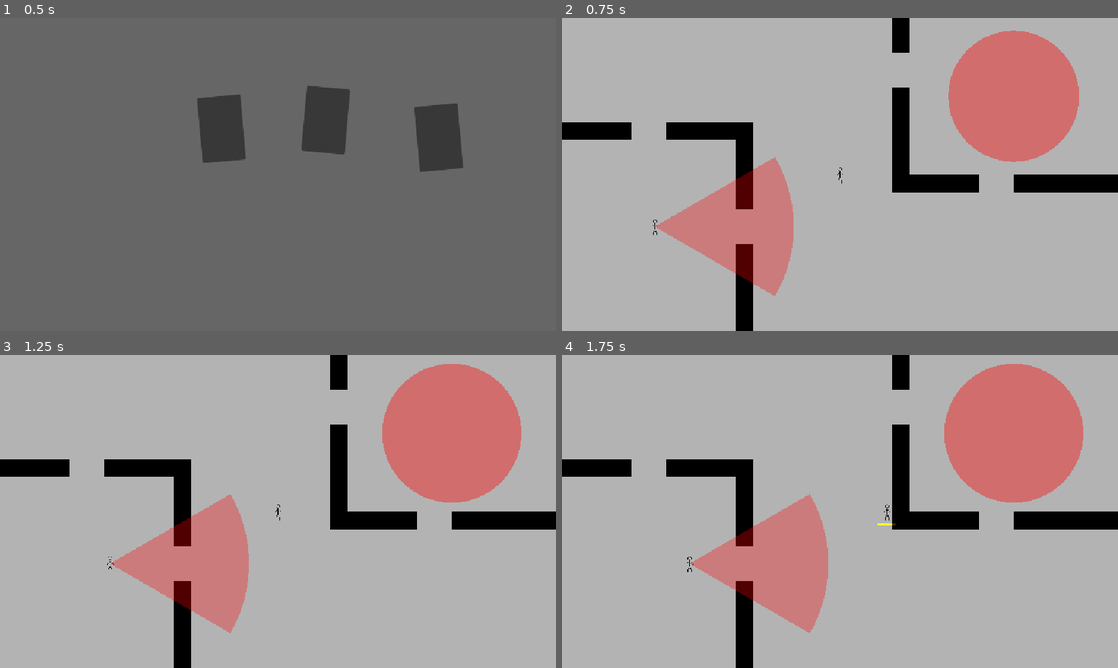
Above: before the commit, frames 1-4 (two rows, left to right).
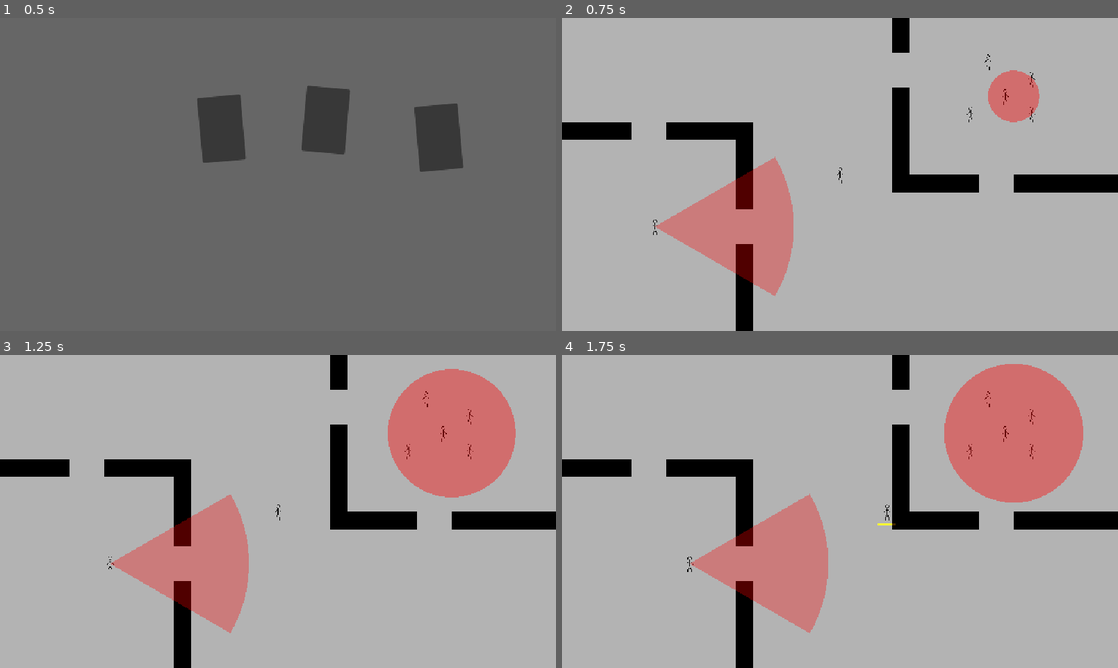
Above: after the commit, the same moments.

Repository: the-all-stack/gwj-igc-2026
Game: Godot game, scene res://hideout/hideout.tscn
Same seed, same stepped clock (60 frames per second), same inputs: the game is played once before the commit and once after it.
Inputs (mouse positions are in pixels of both pictures, inside the frame that each line leads up to):
- Up to frame 1 (0.5 s): no input
- Up to frame 2 (0.75 s): click (784, 127) at 0.5 s
- Up to frame 3 (1.25 s): no input
- Up to frame 4 (1.75 s): hold D (move_right) from 1.28 s (still down); hold Shift (sprint) from 1.28 s (still down)

Frame 1 is identical in both runs. In frame 2, 6.6% of the frame differs, in the area x 69-93%, y 4-46%; in frame 3, 1.4%; in frame 4, less than 0.1%.

Commit message:
civilian size restriction done

Diff:
--- a/characters/bounty_hunter/bounty_hunter.gd
+++ b/characters/bounty_hunter/bounty_hunter.gd
@@ -1,7 +1,5 @@
 @tool
 class_name BountyHunter extends Node2D
-
-var tween: Tween
 
 @export_category("Visuals")
 @export var color: Color:
@@ -10,68 +8,65 @@
 		queue_redraw()
 
 @export_category("Movement")
-@export var move_timer: float
+var move_timer: float
 @export var move_interval_low: float
 @export var move_interval_high: float
-@export var move_min: Vector2
-@export var move_max: Vector2
+@export var move_bounds: Rect2
 @export var move_speed: float
+var move_tween: Tween
 
 @export_category("Size")
-@export var current_size: float:
+var current_size: float
+@export var base_size_static: float:
 	set(value):
-		current_size = value
+		base_size_static = value
 		queue_redraw()
-@export var base_size: float:
-	set(value):
-		base_size = value
-		queue_redraw()
-@export var move_size: float
-@export var resize_delay: float
+@export var base_size_moving: float
+@export var size_mod_per_civilian: float
+@export var size_mod_min: float
+@export var size_change_rate: float
+@export var size_change_curve_size: float
 
 func _ready() -> void:
 	if Engine.is_editor_hint():
 		return
 
-	randomize_move_timer()
-
-	tween = create_tween().set_ease(Tween.EASE_OUT).set_trans(Tween.TRANS_CUBIC)
-	tween.tween_property(self, "current_size", base_size, resize_delay)
+	reset_move_timer()
 
 func _physics_process(delta: float) -> void:
 	if Engine.is_editor_hint():
 		return
 
-	if global_position.distance_to(Player.instance.global_position) < current_size * Game.tile_size * 0.5:
+	move_timer -= delta
+	if move_timer <= 0:
+		move_randomly()
+		reset_move_timer()
+
+	var civilians_nearby := 0
+	for civilian: Civilian in get_tree().get_nodes_in_group("civilians"):
+		if global_position.distance_to(civilian.global_position) <= base_size_static:
+			civilians_nearby += 1
+
+	if global_position.distance_to(Player.instance.global_position) <= current_size * Game.tile_size * 0.5:
 		Stage.instance.game_over()
 
-	if move_timer > 0:
-		move_timer -= delta
-	else:
-		move_randomly()
-		randomize_move_timer()
+	var base_size := base_size_moving if move_tween && move_tween.is_running() else base_size_static
+	var size_mod := maxf(size_mod_min, 1 - civilians_nearby * size_mod_per_civilian)
+	var target_size := base_size * size_mod
+	current_size = Easing.easeOutCubicDelta(current_size, target_size, size_change_curve_size, size_change_rate * delta)
+	queue_redraw()
+
+func _draw() -> void:
+	var size := current_size if !Engine.is_editor_hint() else base_size_static
+	draw_circle(Vector2(), size * Game.tile_size * 0.5, color)
+
+func reset_move_timer() -> void:
+	move_timer = randf_range(move_interval_low, move_interval_high)
 
 func move_randomly() -> void:
-	if tween:
-		tween.kill()
-
-	var new_position := get_random_point_in_move_bounds()
-	var move_length := (new_position - position).length()
-
-	tween = create_tween()
-	tween.tween_property(self, "current_size", move_size, resize_delay).set_ease(Tween.EASE_IN).set_trans(Tween.TRANS_CUBIC)
-	tween.tween_property(self, "position", new_position, move_length / move_speed / Game.tile_size).set_ease(Tween.EASE_IN_OUT).set_trans(Tween.TRANS_SINE)
-	tween.tween_property(self, "current_size", base_size, resize_delay).set_ease(Tween.EASE_OUT).set_trans(Tween.TRANS_CUBIC)
-
-func get_random_point_in_move_bounds() -> Vector2:
-	return Vector2(randf_range(move_min.x, move_max.x), randf_range(move_min.y, move_max.y)) * Game.tile_size
-
-func randomize_move_timer() -> void:
-	move_timer = randf_range(move_interval_low, move_interval_high)
-
-func _draw() -> void:
-	if not is_node_ready():
-		return
-
-	var size := base_size if Engine.is_editor_hint() else current_size
-	draw_circle(Vector2(), size * 0.5 * Game.tile_size, color)
+	var new_position := Vector2(randf_range(move_bounds.position.x, move_bounds.end.x), randf_range(move_bounds.position.y, move_bounds.end.y)) * Game.tile_size
+	var move_distance := position.distance_to(new_position)
+	if move_tween:
+		move_tween.kill()
+	move_tween = create_tween().set_ease(Tween.EASE_IN_OUT).set_trans(Tween.TRANS_SINE)
+	move_tween.tween_property(self, "position", new_position, move_distance / (move_speed * Game.tile_size))
--- a/characters/bounty_hunter/bounty_hunter.tscn
+++ b/characters/bounty_hunter/bounty_hunter.tscn
@@ -7,10 +7,12 @@
 color = Color(1, 0, 0, 0.39215687)
 move_interval_low = 5.0
 move_interval_high = 8.0
-move_min = Vector2(-16, -9)
-move_max = Vector2(16, 9)
-move_speed = 8.0
-base_size = 8.0
-move_size = 4.0
-resize_delay = 0.3
+move_bounds = Rect2(0, 0, 32, 18)
+move_speed = 10.0
+base_size_static = 8.0
+base_size_moving = 4.0
+size_mod_per_civilian = 0.1
+size_mod_min = 0.2
+size_change_rate = 1.0
+size_change_curve_size = 5.0
 metadata/_custom_type_script = "uid://divdhjalnotud"
--- /dev/null
+++ b/characters/civilian/civilian.gd
@@ -0,0 +1 @@
+class_name Civilian extends CharacterBody2D
--- /dev/null
+++ b/characters/civilian/civilian.tscn
@@ -0,0 +1,19 @@
+[gd_scene format=3 uid="uid://cvr542ypnx17m"]
+
+[ext_resource type="Script" uid="uid://uplhjkey6v55" path="res://characters/civilian/civilian.gd" id="1_i8w28"]
+[ext_resource type="Texture2D" uid="uid://1tfkkbn1kdy5" path="res://characters/stickmin.tres" id="2_3ulh2"]
+
+[sub_resource type="CircleShape2D" id="CircleShape2D_i8w28"]
+radius = 4.0
+
+[node name="Civilian" type="CharacterBody2D" unique_id=1443269948 groups=["civilians"]]
+collision_mask = 2
+motion_mode = 1
+script = ExtResource("1_i8w28")
+metadata/_custom_type_script = "uid://uplhjkey6v55"
+
+[node name="CollisionShape2D" type="CollisionShape2D" parent="." unique_id=1748768134]
+shape = SubResource("CircleShape2D_i8w28")
+
+[node name="Sprite2D" type="Sprite2D" parent="." unique_id=1668481711]
+texture = ExtResource("2_3ulh2")
--- a/characters/guard/guard.tscn
+++ b/characters/guard/guard.tscn
@@ -24,6 +24,7 @@
 metadata/_custom_type_script = "uid://b3ih3jqlceu64"
 
 [node name="CharacterBody2D" type="CharacterBody2D" parent="." unique_id=1658555094]
+collision_mask = 2
 
 [node name="Sprite2D" type="Sprite2D" parent="CharacterBody2D" unique_id=840380114]
 texture = ExtResource("2_di0wq")
--- a/characters/player/player.tscn
+++ b/characters/player/player.tscn
@@ -8,7 +8,8 @@
 radius = 4.0
 
 [node name="Player" type="CharacterBody2D" unique_id=649499379]
-collision_layer = 5
+collision_layer = 4
+collision_mask = 2
 motion_mode = 1
 script = ExtResource("1_rkbax")
 base_speed = 3.0
--- /dev/null
+++ b/math/easing.gd
@@ -0,0 +1,9 @@
+class_name Easing
+
+static func easeOutCubicDelta(current: float, target: float, curve_size: float, delta: float) -> float:
+	if current == target:
+		return target
+	var start: float = target + signf(current - target) * curve_size
+	var progress: float = 1 - Math.cbrt(1 - (current - start) / (target - start))
+	progress = minf(1.0, progress + delta)
+	return start + (target - start) * (1 - pow(1 - progress, 3))
--- /dev/null
+++ b/math/math.gd
@@ -0,0 +1,4 @@
+class_name Math
+
+static func cbrt(x: float) -> float:
+	return signf(x) * pow(absf(x), 1.0/3.0)
--- a/stages/test_stage.tscn
+++ b/stages/test_stage.tscn
@@ -1,6 +1,7 @@
 [gd_scene format=4 uid="uid://5dac6j87f7qo"]
 
 [ext_resource type="PackedScene" uid="uid://b5ahv2wcmdttl" path="res://stages/base_stage.tscn" id="1_dywvm"]
+[ext_resource type="PackedScene" uid="uid://cvr542ypnx17m" path="res://characters/civilian/civilian.tscn" id="3_ckvl4"]
 [ext_resource type="PackedScene" uid="uid://biq3wpw5eyc7d" path="res://characters/guard/guard.tscn" id="3_hh1an"]
 [ext_resource type="PackedScene" uid="uid://bw5mh02bjmjbo" path="res://characters/bounty_hunter/bounty_hunter.tscn" id="3_pu20y"]
 
@@ -12,6 +13,21 @@
 [node name="Guard" parent="2D" parent_id_path=PackedInt32Array(368160257) index="3" unique_id=1260593566 instance=ExtResource("3_hh1an")]
 position = Vector2(-352, 96)
 
+[node name="Civilian" parent="2D" parent_id_path=PackedInt32Array(368160257) index="4" unique_id=1443269948 instance=ExtResource("3_ckvl4")]
+position = Vector2(304, -144)
+
+[node name="Civilian2" parent="2D" parent_id_path=PackedInt32Array(368160257) index="5" unique_id=1629138873 instance=ExtResource("3_ckvl4")]
+position = Vector2(352, -176)
+
+[node name="Civilian3" parent="2D" parent_id_path=PackedInt32Array(368160257) index="6" unique_id=496159771 instance=ExtResource("3_ckvl4")]
+position = Vector2(352, -112)
+
+[node name="Civilian4" parent="2D" parent_id_path=PackedInt32Array(368160257) index="7" unique_id=728471185 instance=ExtResource("3_ckvl4")]
+position = Vector2(272, -208)
+
+[node name="Civilian5" parent="2D" parent_id_path=PackedInt32Array(368160257) index="8" unique_id=250978755 instance=ExtResource("3_ckvl4")]
+position = Vector2(240, -112)
+
 [node name="GameOverScreen" parent="UI" parent_id_path=PackedInt32Array(1642803358) index="0" unique_id=660359113]
 layout_mode = 1
 anchors_preset = 15
--- a/tiles/test_tile_set.tres
+++ b/tiles/test_tile_set.tres
@@ -18,6 +18,6 @@
 
 [resource]
 tile_size = Vector2i(32, 32)
-physics_layer_0/collision_layer = 3
+physics_layer_0/collision_layer = 2
 navigation_layer_0/layers = 1
 sources/1 = SubResource("TileSetAtlasSource_kxivm")
Not shown, added: characters/civilian/civilian.gd.uid
Not shown, added: math/easing.gd.uid
Not shown, added: math/math.gd.uid
